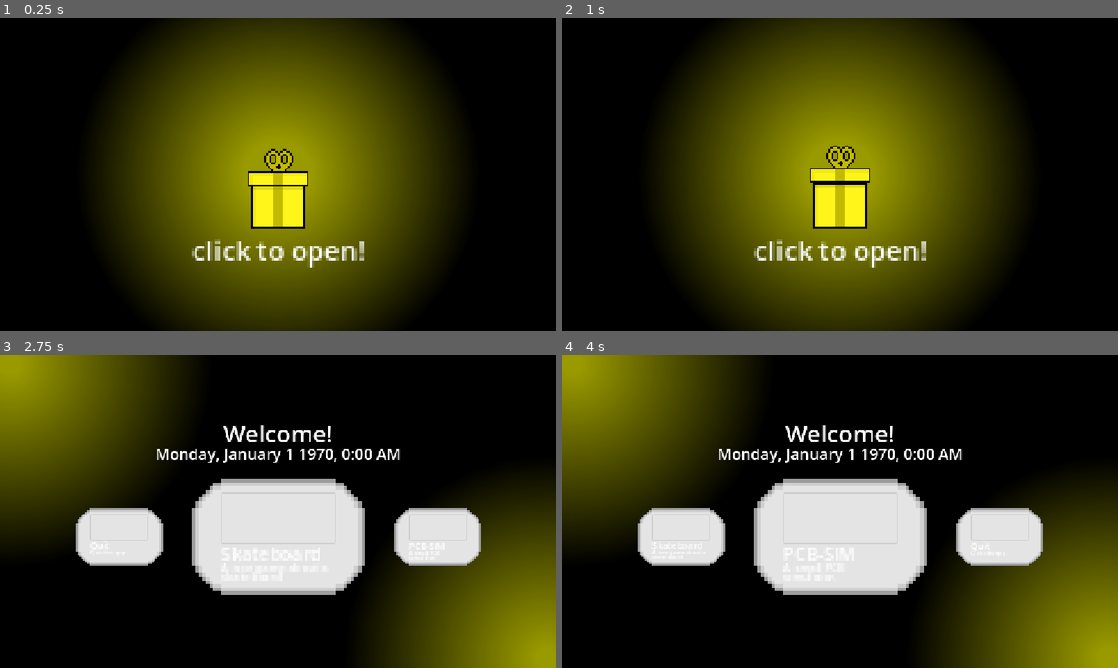
Above: before the commit, frames 1-4 (two rows, left to right).
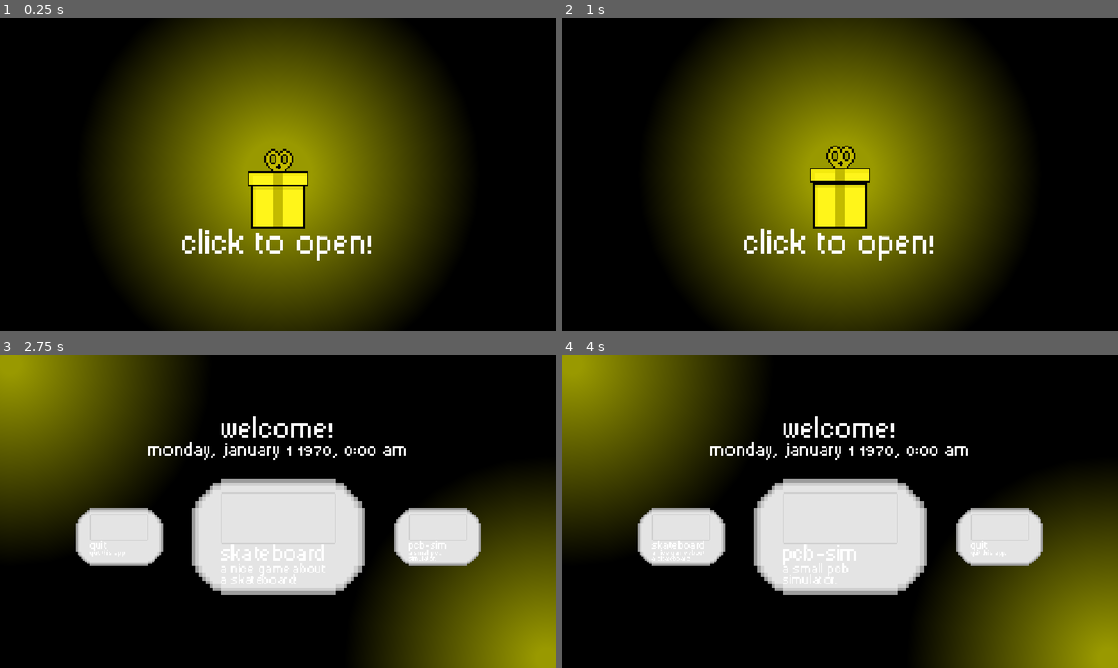
Above: after the commit, the same moments.

Repository: RafaeloxMC/giftbox
Game: Godot game, scene res://scenes/ui/loading.tscn
Two runs of this game, one before a commit and one after it. Both use one fixed random seed, a clock stepped at 60 frames per second and the inputs below.
Inputs (mouse positions are in pixels of both pictures, inside the frame that each line leads up to):
- Up to frame 1 (0.25 s): no input
- Up to frame 2 (1 s): tap Enter (ui_accept) at 0.5, 0.77 s; hold Right (ui_right) from 0.53 s (still down); click (840, 174) at 0.6 s
- Up to frame 3 (2.75 s): tap Enter (ui_accept) at 1.25, 1.52, 2 s; move the mouse to (166, 527) at 1.27 s; tap Alt at 1.35 s; move the mouse to (333, 442) at 2.02 s; release Right (ui_right) at 2.03 s; hold Left (ui_left) from 2.03 s (still down); tap Shift at 2.1 s
- Up to frame 4 (4 s): move the mouse to (840, 536) at 2.77 s; release Left (ui_left) at 2.78 s; hold Right (ui_right) from 2.78 s (still down); click (840, 536) at 2.85 s; tap Enter (ui_accept) at 3.02, 3.5, 3.77 s; move the mouse to (1006, 558) at 3.52 s; tap Alt at 3.6 s

The runs differ from the first frame. In frame 1, 1.5% of the frame differs, in the area x 32-67%, y 67-80%; in frame 2, 1.5%; in frame 3, 1.8%, in the area x 16-81%, y 19-74%; in frame 4, 1.8%.

Commit message:
Add custom font

Diff:
--- /dev/null
+++ b/assets/themes/theme.tres
@@ -0,0 +1,6 @@
+[gd_resource type="Theme" load_steps=2 format=3 uid="uid://ba5kc6y2xcxwb"]
+
+[ext_resource type="FontFile" uid="uid://bp0ebqd31lsd" path="res://assets/fonts/pixelsix00.ttf" id="1_7egdk"]
+
+[resource]
+default_font = ExtResource("1_7egdk")
--- a/scenes/ui/loading.tscn
+++ b/scenes/ui/loading.tscn
@@ -1,7 +1,8 @@
-[gd_scene load_steps=20 format=3 uid="uid://bi0uvnu7iapm"]
+[gd_scene load_steps=21 format=3 uid="uid://bi0uvnu7iapm"]
 
 [ext_resource type="Script" uid="uid://060qpmslghm2" path="res://scripts/ui/loading.gd" id="1_0ih7j"]
 [ext_resource type="Texture2D" uid="uid://c6yip40t68inp" path="res://assets/sprites/gift.png" id="2_wkfxc"]
+[ext_resource type="Theme" uid="uid://ba5kc6y2xcxwb" path="res://assets/themes/theme.tres" id="3_wkfxc"]
 
 [sub_resource type="StyleBoxFlat" id="StyleBoxFlat_0ih7j"]
 bg_color = Color(1, 1, 1, 0)
@@ -228,6 +229,7 @@
 offset_bottom = 24.142853
 grow_horizontal = 2
 grow_vertical = 0
+theme = ExtResource("3_wkfxc")
 text = "click to open!"
 horizontal_alignment = 1
 
--- a/scenes/ui/main_menu.tscn
+++ b/scenes/ui/main_menu.tscn
@@ -1,5 +1,6 @@
-[gd_scene load_steps=3 format=3 uid="uid://dm2fla8egxejn"]
+[gd_scene load_steps=4 format=3 uid="uid://dm2fla8egxejn"]
 
+[ext_resource type="Theme" uid="uid://ba5kc6y2xcxwb" path="res://assets/themes/theme.tres" id="1_fe2o3"]
 [ext_resource type="PackedScene" uid="uid://bsgvngb2cgdf6" path="res://scenes/ui/menu_select.tscn" id="1_sl1te"]
 
 [sub_resource type="StyleBoxFlat" id="StyleBoxFlat_87aya"]
@@ -79,6 +80,7 @@
 layout_mode = 0
 offset_right = 809.5
 offset_bottom = 23.0
+theme = ExtResource("1_fe2o3")
 theme_override_font_sizes/font_size = 48
 text = "Welcome!"
 horizontal_alignment = 1
@@ -88,6 +90,7 @@
 offset_top = 52.75
 offset_right = 809.5
 offset_bottom = 97.75
+theme = ExtResource("1_fe2o3")
 theme_override_font_sizes/font_size = 32
 text = "Monday, January 1 1970, 0:00 AM"
 horizontal_alignment = 1
--- a/scenes/ui/menu_select.tscn
+++ b/scenes/ui/menu_select.tscn
@@ -1,6 +1,7 @@
-[gd_scene load_steps=7 format=3 uid="uid://bsgvngb2cgdf6"]
+[gd_scene load_steps=8 format=3 uid="uid://bsgvngb2cgdf6"]
 
 [ext_resource type="Script" uid="uid://ctexlhhg3e1mm" path="res://scripts/ui/menu_select.gd" id="1_7h74s"]
+[ext_resource type="Theme" uid="uid://ba5kc6y2xcxwb" path="res://assets/themes/theme.tres" id="1_h73q7"]
 [ext_resource type="Texture2D" uid="uid://5ttg38a2b771" path="res://assets/sprites/menu_select.png" id="1_py4kb"]
 [ext_resource type="Script" uid="uid://lwryc76ybwlx" path="res://scripts/menu_item.gd" id="2_m3nub"]
 
@@ -51,18 +52,20 @@
 
 [node name="Title" type="Label" parent="PreviousItem/MenuSelect"]
 offset_left = -32.0
-offset_top = 2.0
+offset_top = 4.0
 offset_right = 32.0
-offset_bottom = 16.0
+offset_bottom = 18.0
+theme = ExtResource("1_h73q7")
 theme_override_font_sizes/font_size = 10
 text = "Title"
 
 [node name="Description" type="Label" parent="PreviousItem/MenuSelect"]
 offset_left = -32.0
-offset_top = 12.0
+offset_top = 14.0
 offset_right = 32.0
-offset_bottom = 26.0
-theme_override_constants/line_spacing = -4
+offset_bottom = 28.0
+theme = ExtResource("1_h73q7")
+theme_override_constants/line_spacing = -2
 theme_override_font_sizes/font_size = 6
 text = "This is a very good description"
 autowrap_mode = 3
@@ -83,18 +86,20 @@
 
 [node name="Title" type="Label" parent="SelectedItem/MenuSelect"]
 offset_left = -32.0
-offset_top = 2.0
+offset_top = 4.000003
 offset_right = 32.0
-offset_bottom = 16.0
+offset_bottom = 18.000004
+theme = ExtResource("1_h73q7")
 theme_override_font_sizes/font_size = 10
 text = "Title"
 
 [node name="Description" type="Label" parent="SelectedItem/MenuSelect"]
 offset_left = -32.0
-offset_top = 12.0
+offset_top = 14.000003
 offset_right = 32.0
-offset_bottom = 26.0
-theme_override_constants/line_spacing = -4
+offset_bottom = 28.000004
+theme = ExtResource("1_h73q7")
+theme_override_constants/line_spacing = -2
 theme_override_font_sizes/font_size = 6
 text = "This is a very good description"
 autowrap_mode = 3
@@ -115,19 +120,21 @@
 [node name="Title" type="Label" parent="NextItem"]
 layout_mode = 0
 offset_left = 16.000002
-offset_top = 34.666668
+offset_top = 36.0
 offset_right = 80.0
-offset_bottom = 48.666668
+offset_bottom = 50.0
+theme = ExtResource("1_h73q7")
 theme_override_font_sizes/font_size = 10
 text = "Title"
 
 [node name="Description" type="Label" parent="NextItem"]
 layout_mode = 0
 offset_left = 16.000002
-offset_top = 44.666668
+offset_top = 46.0
 offset_right = 80.0
-offset_bottom = 58.666668
-theme_override_constants/line_spacing = -4
+offset_bottom = 60.0
+theme = ExtResource("1_h73q7")
+theme_override_constants/line_spacing = -2
 theme_override_font_sizes/font_size = 6
 text = "This is a very good description"
 autowrap_mode = 3
Binary file added: assets/fonts/pixelsix00.ttf
Not shown, added: assets/fonts/pixelsix00.ttf.import
